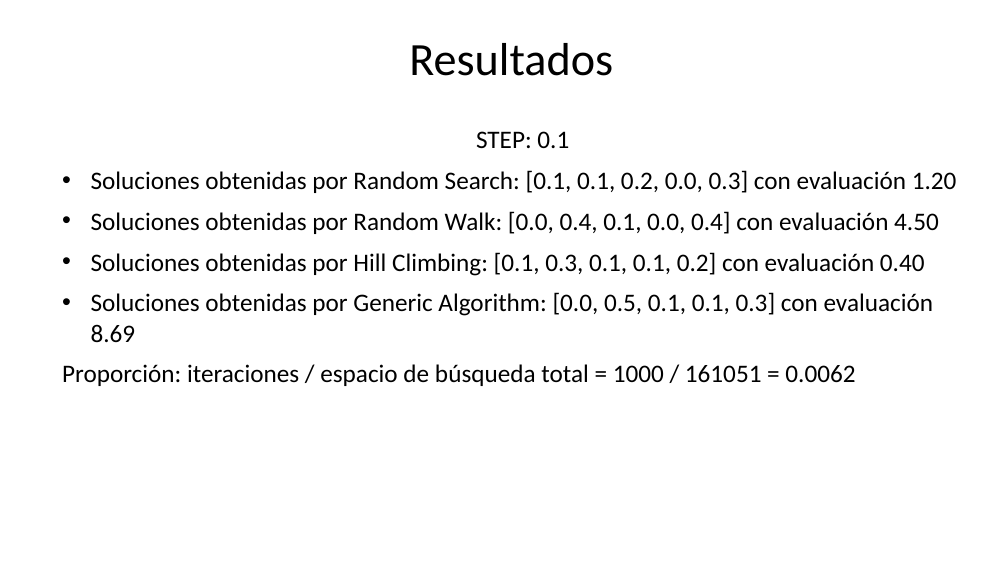
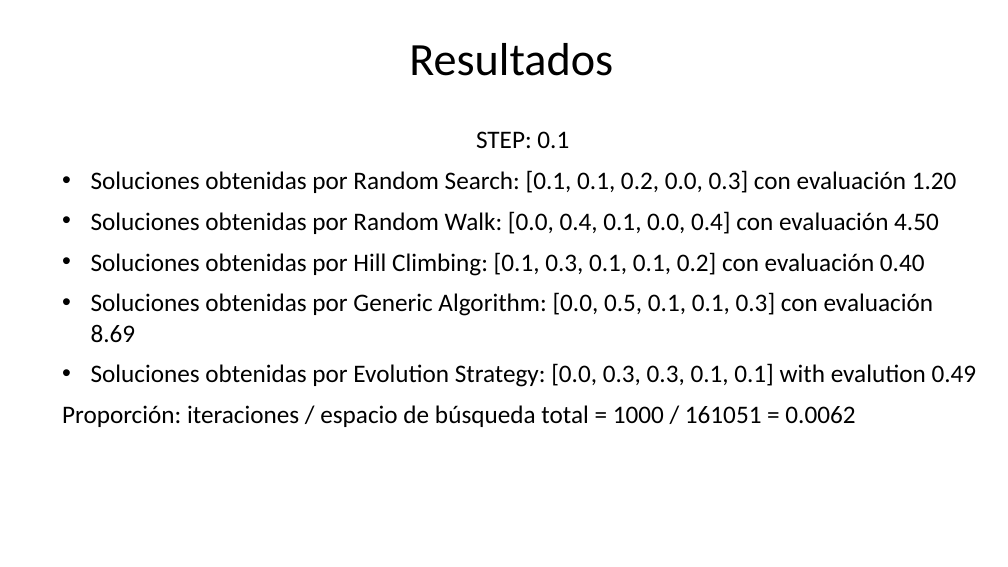
Before and after one commit to Javy011021/prediccion1, a slide deck: slide 1 of ppt/Resultados.pptx. Drawn at 1008x567 pixels with LibreOffice and Linux fonts; fonts in the diff are those of the drawing. Boxes give left, top, right and bottom in pixels: in the first picture for what was removed or moved away, otherwise in the second. Text is boxed around its words. In the diff, an @@ line names an element or a change of style, - is before the commit and + after.

Commit message:
feat: Evolution Strategy

```diff
--- a/ppt/Resultados.pptx
+++ b/ppt/Resultados.pptx
@@ subtitle at [91,363,977,387]: paragraph added @@
+• Soluciones obtenidas por Evolution Strategy: [0.0, 0.3, 0.3, 0.1, 0.1] with evalution 0.49
```
Also in this commit, not shown: 1 other slide changed, 2 other files.
